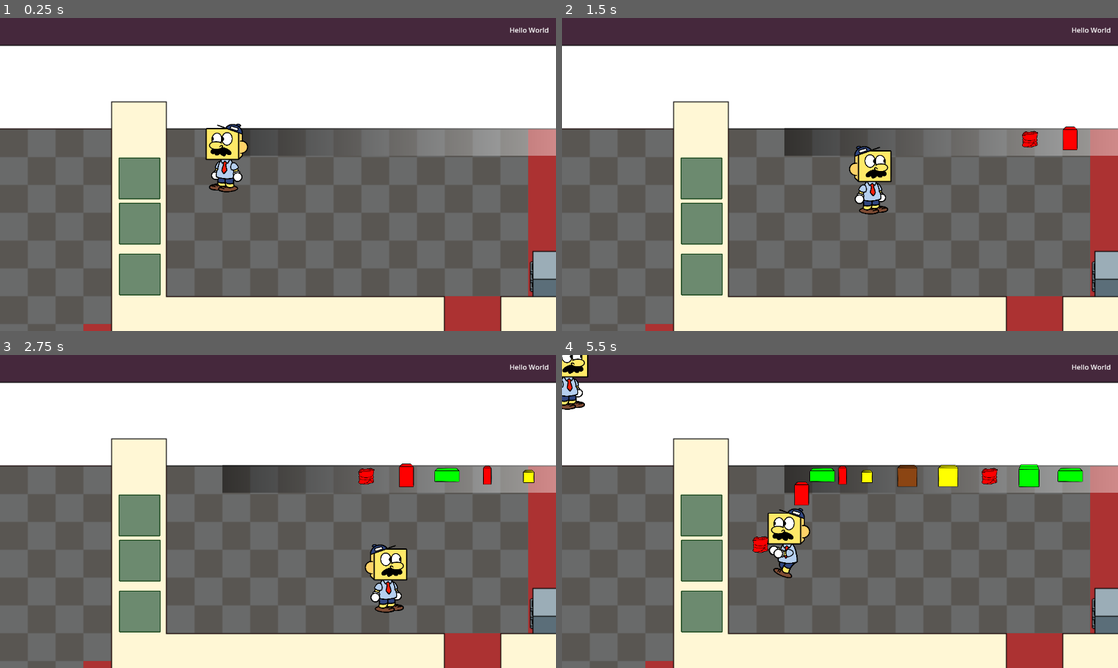
Above: before the commit, frames 1-4 (two rows, left to right).
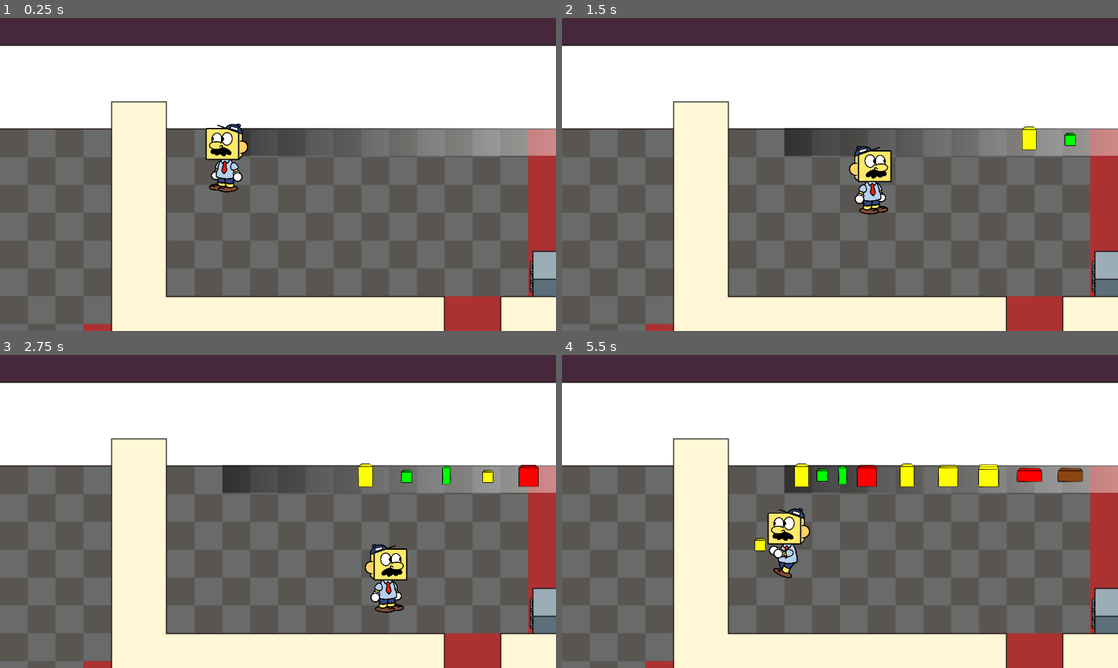
Above: after the commit, the same moments.

Repository: ToasterBiome/Blockhead-Bill
Game: Godot game, scene res://main_game.tscn
The game is run twice, just before and just after one commit, with the same random seed, the same clock (stepped at 60 frames per second) and the same inputs.
Inputs (mouse positions are in pixels of both pictures, inside the frame that each line leads up to):
- Up to frame 1 (0.25 s): no input
- Up to frame 2 (1.5 s): tap Enter at 0.5 s; move the mouse to (962, 158) at 0.52 s; hold D (right) 0.53-1.28 s; click (962, 158) at 0.6 s; move the mouse to (728, 190) at 1.27 s; hold S (down) from 1.28 s (still down); click (728, 190) at 1.35 s
- Up to frame 3 (2.75 s): move the mouse to (333, 442) at 2.02 s; release S (down) at 2.03 s; hold D (right) from 2.03 s (still down); click (333, 442) at 2.1 s
- Up to frame 4 (5.5 s): move the mouse to (812, 574) at 2.77 s; release D (right) at 2.78 s; hold W (up) 2.78-3.53 s; click (812, 574) at 2.85 s; move the mouse to (1006, 558) at 3.52 s; hold A (left) 3.53-5.03 s; click (1006, 558) at 3.6 s; move the mouse to (673, 464) at 4.27 s; click (673, 464) at 4.35 s; move the mouse to (867, 511) at 5.02 s; hold S (down) from 5.03 s (still down); click (867, 511) at 5.1 s

The runs differ from the first frame. In frame 1, 3.1% of the frame differs, in the area x 21-99%, y 3-89%; in frame 2, 3.5%; in frame 3, 4.1%; in frame 4, 5.8%, in the area x 0-99%, y 0-89%.

Commit message:
all this stuff

Diff:
--- /dev/null
+++ b/BoxData.gd
@@ -0,0 +1,11 @@
+extends Node
+class_name BoxData
+
+var color: Color = Color.WHITE
+var size: String = "akdnaskcnqw"
+var serial_number: String = "12345678"
+
+func _init(color, size, serial_number):
+	self.color = color
+	self.size = size
+	self.serial_number = serial_number
--- a/Character.gd
+++ b/Character.gd
@@ -3,7 +3,7 @@
 var walk_speed: float = 256
 @onready var sprite: AnimatedSprite2D = $Sprite2D
 var held_item: RigidBody2D
-var touched_box: RigidBody2D
+var boxes_around: Array[RigidBody2D]
 @onready var grabArea: Area2D = $Area2D
 
 func _ready():
@@ -12,6 +12,7 @@
 	grabArea.connect("body_exited", Callable(self, "_on_area_exited"))
 
 func _process(_delta):
+	z_index = int(position.y)
 	velocity = Vector2.ZERO
 	if(Input.get_action_strength("left")):
 		velocity += Vector2.LEFT
@@ -38,20 +39,33 @@
 	move_and_slide()
 
 	if(Input.is_action_just_pressed("mouse_left")):
-		if(held_item == null && touched_box != null):
-			pickup_item(touched_box)
+		if(held_item == null):
+			pickup_item()
 		else:
 			drop_item()
 
 
 
-func pickup_item(item: RigidBody2D):
-	held_item = item
+func pickup_item():
+	if(boxes_around.size() == 0):
+		return
+	var mouse_position = get_global_mouse_position()
+	var best_box = null
+	var closest_dist: float = 99999
+	for box in boxes_around:
+		var dist = box.position.distance_to(mouse_position)
+		if(dist < closest_dist):
+			closest_dist = dist
+			best_box = box
+	if(!best_box):
+		return
+	held_item = best_box
 	held_item.get_parent().remove_child(held_item)
 	add_child(held_item)
 	held_item.position = Vector2(sign(float(sprite.flip_h) - 0.5) * 64, 0)
 	held_item.on_pickup()
-	touched_box = null
+	boxes_around.erase(held_item)
+	held_item.deselect()
 
 func drop_item():
 	if(held_item == null):
@@ -65,14 +79,10 @@
 	held_item = null
 
 func _on_area_entered(body: Node2D):
-	if(touched_box != null):
-		touched_box.modulate = Color.WHITE
-	print("touched: " + str(body.name))
-	touched_box = body
-	touched_box.modulate = Color.GREEN
-	pass
+	if !(body in boxes_around):
+		boxes_around.append(body)
+		body.select()
 
 func _on_area_exited(body: Node2D):
-	if(body == touched_box):
-		touched_box.modulate = Color.WHITE
-		touched_box = null
+	boxes_around.erase(body)
+	body.deselect()
--- a/Customer.gd
+++ b/Customer.gd
@@ -3,13 +3,12 @@
 
 @onready var speech_bubble: Node2D = $"Speech Bubble"
 @onready var speech_text: RichTextLabel = $"Speech Bubble/Text"
+@onready var pickup_area: Area2D = $"Pickup Zone"
 
 var move_speed: float = 96
 var moving: bool = false
 
 var destination_position: Vector2
-
-var drop_area: DropArea: set = _set_drop_area
 
 var text_tween: Tween
 
@@ -19,11 +18,24 @@
 
 signal on_move_complete
 
+var package_description: String = "asdasdasdasd"
+
+signal on_customer_got_correct_package
+signal on_customer_leave
+
 func _ready():
 	speech_bubble.hide()
-	wanted_package = Global.boxes.pick_random()
+	wanted_package = Global.available_boxes.pick_random()
+	Global.available_boxes.erase(wanted_package)
+	_set_description()
+	pickup_area.connect("body_entered", Callable(self,"check_box"))
+	pickup_area.connect("body_exited", Callable(self,"clear_box"))
+	await on_move_complete
+	speech_bubble.show()
+	set_text(package_description)
 
 func _process(delta):
+	z_index = int(position.y)
 	if(moving):
 		global_position = global_position.move_toward(destination_position, delta * move_speed)
 		if(global_position == destination_position):
@@ -31,16 +43,19 @@
 			destination_position = Vector2.ZERO
 			emit_signal("on_move_complete")
 
+func _set_description():
+	match(randi_range(1,2)):
+		1: #COLOR
+			var color_string = Global.box_colors[wanted_package.data.color]
+			package_description = "I'm here for the %s package." % color_string
+		2: #SIZE
+			package_description = "I'm here for the %s package." % wanted_package.data.size
+		3: #SERIAL NUMBER
+			package_description = "I'm here for package %s." % wanted_package.data.serial_number
+
 func move_to(destination: Vector2):
 	destination_position = destination
 	moving = true
-
-func _set_drop_area(value: DropArea):
-	drop_area = value
-	move_to(drop_area.position - Vector2(128,0))
-	await on_move_complete
-	speech_bubble.show()
-	set_text(wanted_package.size)
 
 func set_text(text: String):
 	speech_text.clear()
@@ -61,18 +76,29 @@
 	if(got_package):
 		return
 	got_package = true
+	emit_signal("on_customer_got_correct_package")
+	set_text("ok this is my package")
+	speech_bubble.show()
 	wanted_package.get_parent().remove_child(wanted_package)
 	add_child(wanted_package)
 	wanted_package.position = Vector2.ZERO
+	wanted_package.collider.disabled = true
 	move_to(Vector2.ZERO)
 	await on_move_complete
 	Global.boxes.erase(wanted_package)
+	emit_signal("on_customer_leave")
 	queue_free()
 
 func check_box(box: Node2D):
+	print("WHAT: " + box.name)
 	if(box == wanted_package):
-		set_text("ok this is my package")
 		call_deferred("get_package_and_leave")
-		return true
 	set_text("this isn't my package binch")
-	return false
+
+func clear_box(_box: Node2D):
+	if(got_package):
+		set_text("Thanks.")
+		await get_tree().create_timer(1.5).timeout
+		speech_bubble.hide()
+	else:
+		set_text(package_description)
--- a/DropArea.gd
+++ /dev/null
@@ -1,12 +0,0 @@
-extends Area2D
-class_name DropArea
-
-var customer: Customer
-
-func _ready():
-	connect("body_entered",Callable(self,"_on_body_entered"))
-
-func _on_body_entered(body: Node2D):
-	body.position = position
-	if(customer):
-		customer.check_box(body)
--- a/GameManager.gd
+++ b/GameManager.gd
@@ -1,39 +1,76 @@
 extends Node2D
-
-@onready var drop_areas: Array = [$DropArea,$DropArea2,$DropArea3]
 
 @onready var spawn_area = $"Box Spawn"
 
 @onready var box_spawn_timer = $"Timers/Box Spawn Timer"
+@onready var customer_spawn_timer = $"Timers/Customer Spawn Timer"
+@onready var standing_areas = [
+	$"Standing Areas/1",
+	$"Standing Areas/2",
+	$"Standing Areas/3",
+	$"Standing Areas/4",
+	$"Standing Areas/5"
+	]
+
+@onready var customers_waiting = []
 
 var box_scene = preload("res://box.tscn")
 var customer_scene = preload("res://customer.tscn")
 
-var boxes_to_spawn = 10
+var boxes_to_spawn = []
 
 func _ready():
+	generate_boxes(10)
 	box_spawn_timer.connect("timeout", Callable(self, "spawn_box"))
 	box_spawn_timer.start()
+	customer_spawn_timer.connect("timeout", Callable(self, "spawn_customer"))
 
-func generate_packages():
-	pass
+func generate_boxes(amount: int):
+	for n in amount:
+		var box: BoxData = BoxData.new(
+			Global.box_colors.keys().pick_random(),
+			Global.box_sprites.keys().pick_random(),
+			Global.get_serial_number(8)
+			)
 
-func generate_manifest():
-	pass
+		boxes_to_spawn.append(box)
 
 func spawn_box():
-	boxes_to_spawn -= 1
+	var box_to_spawn = boxes_to_spawn[0]
+	boxes_to_spawn.erase(box_to_spawn)
 	var box = box_scene.instantiate()
-	box.size = Global.box_sprites.keys().pick_random()
-	box.color = Global.box_colors.pick_random()
 	box.position = spawn_area.position
 	add_child(box)
-	if(boxes_to_spawn == 0):
+	box.data = box_to_spawn
+	if(boxes_to_spawn.size() == 0):
 		box_spawn_timer.stop()
-		spawn_customer()
+		customer_spawn_timer.start()
+
+func get_clear_drop_area():
+	if(customers_waiting.size() >= standing_areas.size()):
+		return null
+	return standing_areas[customers_waiting.size()]
 
 func spawn_customer():
+	if(Global.available_boxes.size() == 0):
+		return
+	var drop_area = get_clear_drop_area()
+	if(!drop_area):
+		return
 	var customer = customer_scene.instantiate()
-	customer.drop_area = drop_areas.pick_random()
-	customer.drop_area.customer = customer
+	customers_waiting.append(customer)
+	customer.connect("on_customer_got_correct_package", Callable(self, "_on_customer_got_correct_package").bind(customer))
+	customer.connect("on_customer_leave", Callable(self,"_on_customer_leave"))
+	customer.move_to(drop_area.position)
 	add_child(customer)
+
+func _on_customer_got_correct_package(customer: Customer):
+	customers_waiting.erase(customer)
+	for other_customer in customers_waiting:
+		var should_be_at = standing_areas[customers_waiting.find(other_customer)]
+		if(other_customer.position != should_be_at.position):
+			other_customer.move_to(should_be_at.position)
+
+func _on_customer_leave():
+	if(Global.available_boxes.size() == 0 && customers_waiting.size() == 0):
+		print("you win!")
--- a/Global.gd
+++ b/Global.gd
@@ -12,16 +12,17 @@
 	"really tall": preload("res://sprites/box7.png"),
 	}
 
-var box_colors = [
-	Color.RED,
-	Color.GREEN,
-	Color.YELLOW,
-	Color.SADDLE_BROWN
-]
+var box_colors = {
+	Color.RED: "red",
+	Color.GREEN: "green",
+	Color.YELLOW: "yellow",
+	Color.SADDLE_BROWN: "brown"
+}
 
 var random_characters = "ABCDEFGHIJKLMNOPQRSTUVWXYZ012345678"
 
 var boxes = []
+var available_boxes = []
 
 func get_serial_number(length: int):
 	var result = ""
--- a/Pickupable.gd
+++ b/Pickupable.gd
@@ -5,17 +5,14 @@
 @onready var sprite: Sprite2D = $Sprite2D
 
 var held: bool = false
-var color: Color = Color.WHITE
-var size: String = "normal"
-var serial_number: String = "asdancjqwenwe"
+
 var claimed_by: Customer
+var data: BoxData = null : set = _set_box_data
 
 func _ready():
-	sprite.texture = Global.box_sprites[size]
-	sprite.modulate = color
-	serial_number = Global.get_serial_number(8)
-	print(serial_number)
+	sprite.material = sprite.material.duplicate()
 	Global.boxes.append(self)
+	Global.available_boxes.append(self)
 
 func on_pickup():
 	held = true
@@ -30,3 +27,14 @@
 	freeze = false
 	position = drop_position
 	modulate = Color.WHITE
+
+func _set_box_data(value):
+	data = value
+	sprite.texture = Global.box_sprites[data.size]
+	sprite.modulate = data.color
+
+func select():
+	sprite.material.set("shader_parameter/line_color", Color.GREEN)
+
+func deselect():
+	sprite.material.set("shader_parameter/line_color", Color(1,1,1,0))
--- a/box.tscn
+++ b/box.tscn
@@ -1,10 +1,16 @@
-[gd_scene load_steps=4 format=3 uid="uid://bggeofimgamg5"]
+[gd_scene load_steps=6 format=3 uid="uid://bggeofimgamg5"]
 
 [ext_resource type="Script" path="res://Pickupable.gd" id="1_oi1tb"]
+[ext_resource type="Shader" path="res://outline.gdshader" id="2_1sotc"]
 [ext_resource type="Texture2D" uid="uid://i30oqed870qx" path="res://sprites/box1.png" id="2_a3m0u"]
 
 [sub_resource type="RectangleShape2D" id="RectangleShape2D_w4you"]
 size = Vector2(48, 48)
+
+[sub_resource type="ShaderMaterial" id="ShaderMaterial_cvkv1"]
+shader = ExtResource("2_1sotc")
+shader_parameter/line_color = Color(0, 1, 0, 0)
+shader_parameter/line_thickness = 32.0
 
 [node name="Box" type="RigidBody2D"]
 position = Vector2(129, 106)
@@ -21,5 +27,6 @@
 shape = SubResource("RectangleShape2D_w4you")
 
 [node name="Sprite2D" type="Sprite2D" parent="."]
+material = SubResource("ShaderMaterial_cvkv1")
 scale = Vector2(0.063, 0.063)
 texture = ExtResource("2_a3m0u")
--- a/customer.tscn
+++ b/customer.tscn
@@ -7,6 +7,9 @@
 
 [sub_resource type="RectangleShape2D" id="RectangleShape2D_q1fo6"]
 size = Vector2(96, 96)
+
+[sub_resource type="RectangleShape2D" id="RectangleShape2D_51u4f"]
+size = Vector2(96, 32)
 
 [node name="Customer" type="Area2D"]
 script = ExtResource("1_vl338")
@@ -43,3 +46,11 @@
 text = "[center][shake rate=8 level=8]I'm here for the [color=#007700]green[/color] box.[/shake][center]"
 scroll_active = false
 visible_characters_behavior = 1
+
+[node name="Pickup Zone" type="Area2D" parent="."]
+position = Vector2(96, 0)
+collision_layer = 8
+collision_mask = 2
+
+[node name="CollisionShape2D" type="CollisionShape2D" parent="Pickup Zone"]
+shape = SubResource("RectangleShape2D_51u4f")
--- a/drop_area.tscn
+++ b/drop_area.tscn
@@ -1,7 +1,26 @@
-[gd_scene load_steps=4 format=3 uid="uid://b7k1p75yvuc75"]
+[gd_scene load_steps=4 format=3 uid="uid://bgeioivgduwq5"]
 
-[ext_resource type="Script" path="res://DropArea.gd" id="1_d6jy1"]
 [ext_resource type="Texture2D" uid="uid://b1p82fv2uapsh" path="res://sprites/drop_area.png" id="2_lce6j"]
+
+[sub_resource type="GDScript" id="GDScript_yk0p6"]
+script/source = "extends Area2D
+class_name DropArea
+
+var customer: Customer
+
+func _ready():
+	connect(\"body_entered\", Callable(self,\"_on_body_entered\"))
+	connect(\"body_exited\", Callable(self,\"_on_body_exited\"))
+
+func _on_body_entered(body: Node2D):
+	body.position = position
+	if(customer):
+		customer.check_box(body)
+
+func _on_body_exited(body: Node2D):
+	customer.clear_box()
+
+"
 
 [sub_resource type="RectangleShape2D" id="RectangleShape2D_umsj8"]
 size = Vector2(96, 96)
@@ -10,7 +29,7 @@
 position = Vector2(322, 590)
 collision_layer = 0
 collision_mask = 2
-script = ExtResource("1_d6jy1")
+script = SubResource("GDScript_yk0p6")
 
 [node name="CollisionShape2D" type="CollisionShape2D" parent="."]
 shape = SubResource("RectangleShape2D_umsj8")
--- a/main_game.tscn
+++ b/main_game.tscn
@@ -9,7 +9,6 @@
 [ext_resource type="Texture2D" uid="uid://mlgmate7l8tb" path="res://sprites/debug_tile.png" id="6_0cq4q"]
 [ext_resource type="Texture2D" uid="uid://ce56e6fwiahcb" path="res://sprites/blockhead3.png" id="6_y4747"]
 [ext_resource type="Texture2D" uid="uid://b8ek6c5bloja1" path="res://sprites/blockheadcarry2.png" id="8_50i7b"]
-[ext_resource type="PackedScene" uid="uid://b7k1p75yvuc75" path="res://drop_area.tscn" id="9_5keot"]
 [ext_resource type="Theme" uid="uid://buudspsmq6qqx" path="res://game_theme.tres" id="10_pa486"]
 [ext_resource type="Texture2D" uid="uid://c7gba2tcg5xjt" path="res://sprites/blockheadcarry1.png" id="11_w51pe"]
 [ext_resource type="Texture2D" uid="uid://qiwh472h5lk2" path="res://sprites/blockheadcarry3.png" id="12_jwhsm"]
@@ -99,6 +98,13 @@
 [sub_resource type="CircleShape2D" id="CircleShape2D_fo24l"]
 radius = 96.0
 
+[sub_resource type="Gradient" id="Gradient_8tyj0"]
+colors = PackedColorArray(1, 0.776471, 0.768627, 1, 1, 1, 0.92549, 1)
+
+[sub_resource type="GradientTexture2D" id="GradientTexture2D_jbu5y"]
+gradient = SubResource("Gradient_8tyj0")
+fill_from = Vector2(1, 1)
+
 [node name="MainGame" type="Node2D"]
 script = ExtResource("1_8coj5")
 
@@ -106,6 +112,9 @@
 
 [node name="Box Spawn Timer" type="Timer" parent="Timers"]
 wait_time = 0.5
+
+[node name="Customer Spawn Timer" type="Timer" parent="Timers"]
+wait_time = 5.0
 
 [node name="Floor" type="Sprite2D" parent="."]
 position = Vector2(640, 360)
@@ -166,33 +175,49 @@
 [node name="CollisionShape2D" type="CollisionShape2D" parent="Character/Area2D"]
 shape = SubResource("CircleShape2D_fo24l")
 
-[node name="DropArea" parent="." instance=ExtResource("9_5keot")]
-
-[node name="DropArea2" parent="." instance=ExtResource("9_5keot")]
-position = Vector2(322, 473)
-
-[node name="DropArea3" parent="." instance=ExtResource("9_5keot")]
-position = Vector2(321, 369)
-
 [node name="Box Spawn" type="Node2D" parent="."]
 position = Vector2(1251, 277)
 
 [node name="GUI" type="CanvasLayer" parent="."]
 
-[node name="MarginContainer" type="MarginContainer" parent="GUI"]
-anchors_preset = 15
+[node name="Manifest" type="NinePatchRect" parent="GUI"]
+visible = false
+anchors_preset = 1
+anchor_left = 1.0
 anchor_right = 1.0
-anchor_bottom = 1.0
-grow_horizontal = 2
-grow_vertical = 2
+offset_left = -272.0
+offset_top = 16.0
+offset_right = -16.0
+offset_bottom = 528.0
+grow_horizontal = 0
+texture = SubResource("GradientTexture2D_jbu5y")
+
+[node name="VBoxContainer" type="VBoxContainer" parent="GUI/Manifest"]
+layout_mode = 0
+offset_right = 152.0
+offset_bottom = 43.0
+theme_override_constants/separation = 8
+
+[node name="Manifest Entry" type="RichTextLabel" parent="GUI/Manifest/VBoxContainer"]
+custom_minimum_size = Vector2(192, 32)
+layout_mode = 2
 theme = ExtResource("10_pa486")
-theme_override_constants/margin_left = 16
-theme_override_constants/margin_top = 16
-theme_override_constants/margin_right = 16
-theme_override_constants/margin_bottom = 16
-
-[node name="Label" type="Label" parent="GUI/MarginContainer"]
-layout_mode = 2
-size_flags_horizontal = 8
-size_flags_vertical = 0
-text = "Hello World"
+bbcode_enabled = true
+text = "[s][shake rate=2 level=2]12345678[/shake][s]"
+
+[node name="Standing Areas" type="Node2D" parent="."]
+
+[node name="1" type="Node2D" parent="Standing Areas"]
+position = Vector2(192, 576)
+
+[node name="2" type="Node2D" parent="Standing Areas"]
+position = Vector2(192, 512)
+
+[node name="3" type="Node2D" parent="Standing Areas"]
+position = Vector2(192, 448)
+
+[node name="4" type="Node2D" parent="Standing Areas"]
+position = Vector2(192, 384)
+
+[node name="5" type="Node2D" parent="Standing Areas"]
+position = Vector2(192, 320)
--- /dev/null
+++ b/outline.gdshader
@@ -0,0 +1,23 @@
+shader_type canvas_item;
+
+uniform vec4 line_color : source_color = vec4(1.0);
+uniform float line_thickness : hint_range(0, 32) = 1.0;
+
+const vec2 OFFSETS[8] = {
+	vec2(-1, -1), vec2(-1, 0), vec2(-1, 1), vec2(0, -1), vec2(0, 1),
+	vec2(1, -1), vec2(1, 0), vec2(1, 1)
+};
+
+void fragment() {
+	vec2 size = TEXTURE_PIXEL_SIZE * line_thickness;
+	float outline = 0.0;
+
+	for (int i = 0; i < OFFSETS.length(); i++) {
+		outline += texture(TEXTURE, UV + size * OFFSETS[i]).a;
+	}
+	outline = min(outline, 1.0);
+
+	vec4 color = texture(TEXTURE, UV);
+	vec4 modulate = COLOR - color;
+	COLOR = mix(color, line_color, outline - color.a) + modulate;
+}
Not shown: 1 places in customer.tscn that only renumber resources
Not shown: 1 places in main_game.tscn that only renumber resources
Not shown, added: sprites/astrohappy.png.import
Not shown, added: sprites/astroidle1.png.import
Not shown, added: sprites/astroidle2.png.import
Not shown, added: sprites/astrotalk1.png.import
Not shown, added: sprites/astrotalk2.png.import
Not shown, added: sprites/burglarhappy.png.import
Not shown, added: sprites/burglaridle1.png.import
Not shown, added: sprites/burglaridle2.png.import
Not shown, added: sprites/burglartalk1.png.import
Not shown, added: sprites/burglartalk2.png.import
(and 21 more such lines)
